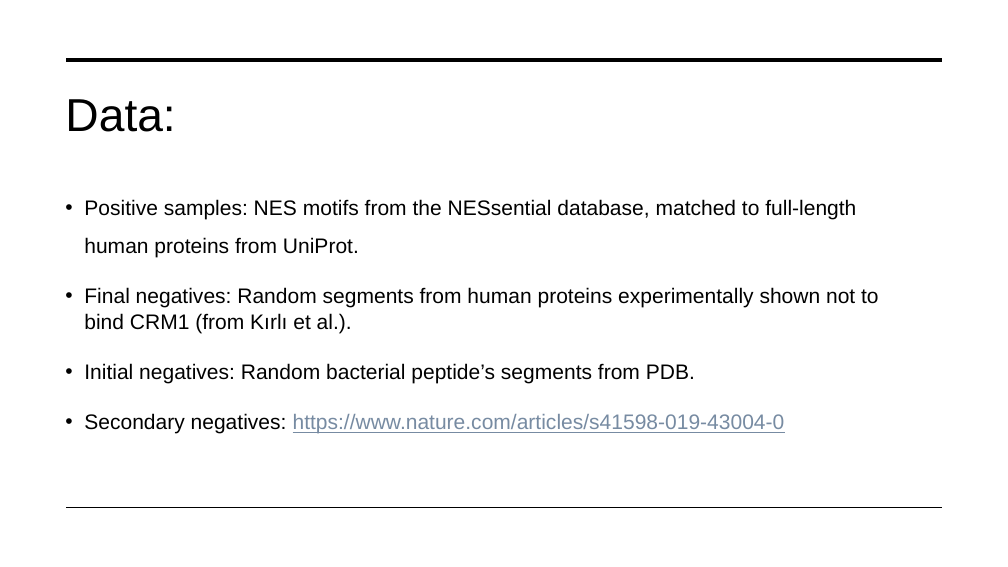
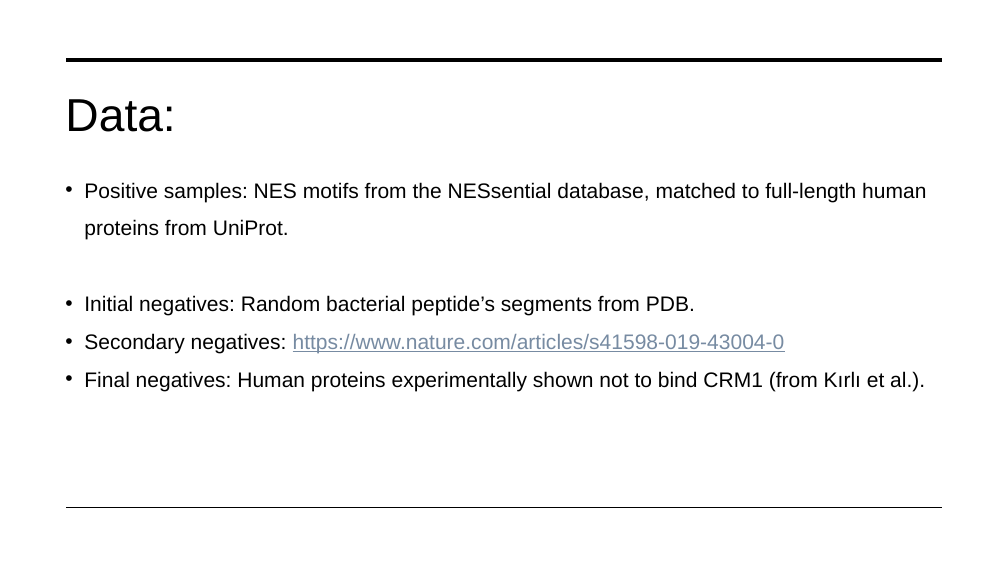
Before and after one commit to shiragelb/Bio-3D-Hackathon-2025, a slide deck: slide 4 of NES-Finder.pptx. Drawn at 1008x567 pixels with LibreOffice and Linux fonts; fonts in the diff are those of the drawing. Boxes give left, top, right and bottom in pixels: in the first picture for what was removed or moved away, otherwise in the second. Text is boxed around its words. In the diff, an @@ line names an element or a change of style, - is before the commit and + after.

```diff
--- a/NES-Finder.pptx
+++ b/NES-Finder.pptx
@@ text "Positive samples: NES motifs from ..." moved from (x1=84, y1=199, x2=879, y2=434) to (x1=84, y1=182, x2=926, y2=391) @@
@@ text at (x1=84, y1=287, x2=879, y2=333): paragraph removed @@
-• Final negatives: Random segments from human proteins experimentally shown not to bind CRM1 (from Kırlı et al.).
@@ text at (x1=84, y1=295, x2=785, y2=353): line spacing 1 to 1.5 @@
@@ text at (x1=84, y1=371, x2=925, y2=391): paragraph added @@
+• Final negatives: Human proteins experimentally shown not to bind CRM1 (from Kırlı et al.).
```
Also in this commit, not shown: 2 other slides changed.
